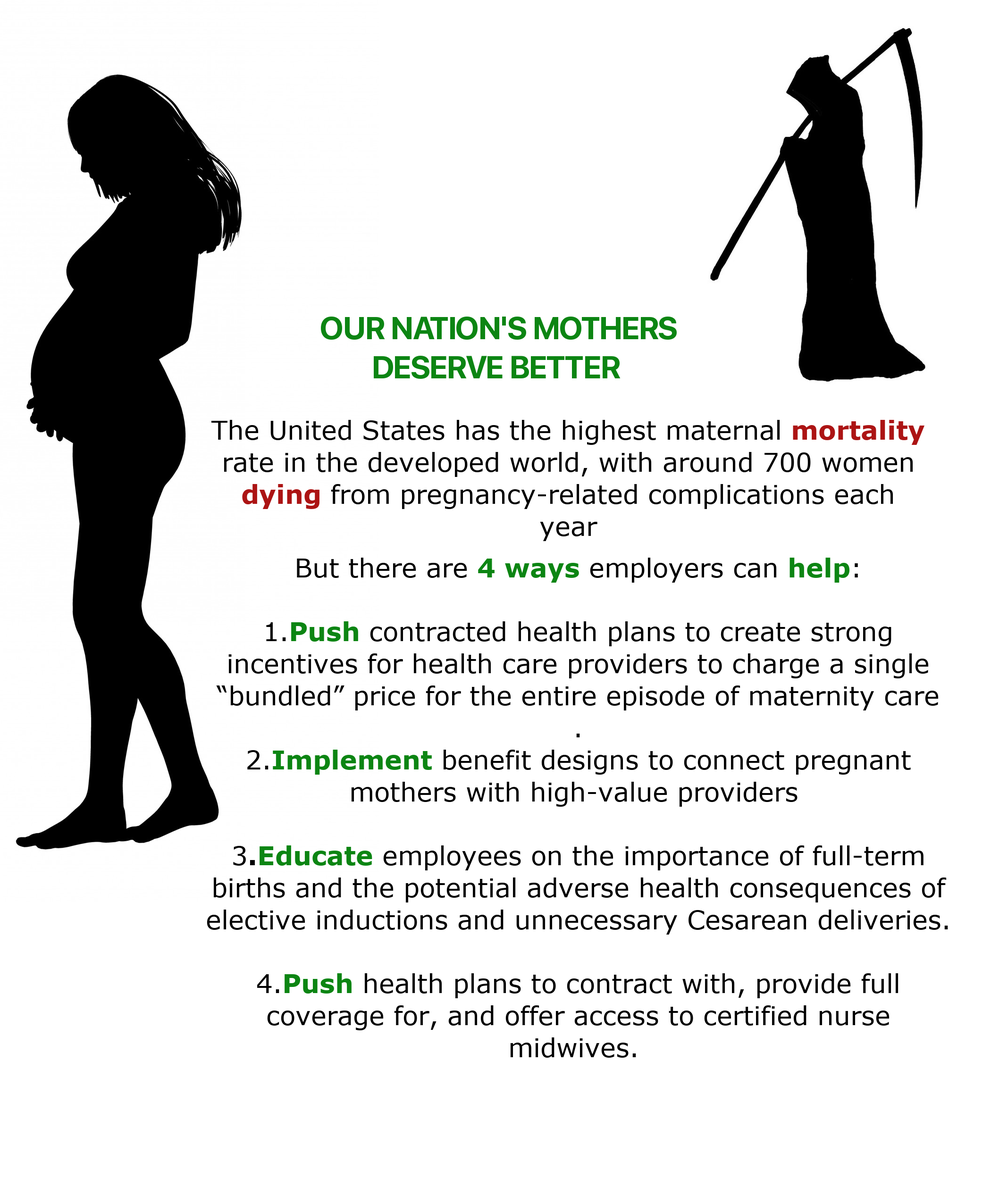
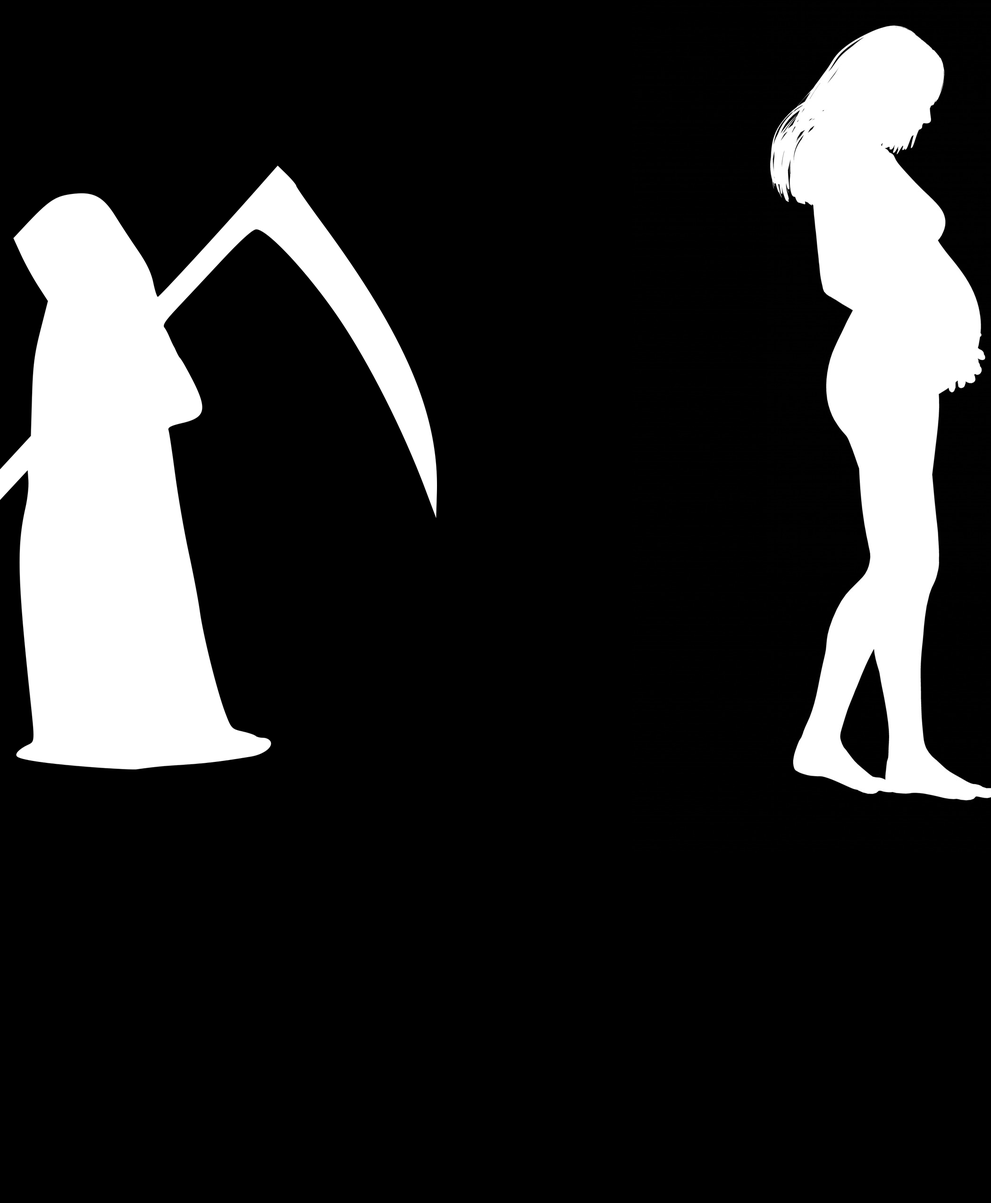
Comparing the layer stacks of the two 991 × 1203 images. Changes:
removed layer "But there are 4 ways employers..." over [206, 557, 948, 1058]
removed layer "The United States has the high..." over [211, 419, 925, 542]
renamed "OUR NATION'S MOTHERS ..." to "death-2024663_1280.png", painted on it over [0, 165, 677, 770]
renamed "0e0262dd085e8abe745018afffc82a0a_grim-reaper-silhouette-at-getdrawingscom-free-…" to "pregnant-lady-silhouette.jpg", painted on it over [632, 0, 991, 853]
removed layer "pregnant-lady-silhouette.jpg" over [0, 0, 380, 902]
painted on "Background" over [0, 0, 991, 1203]
